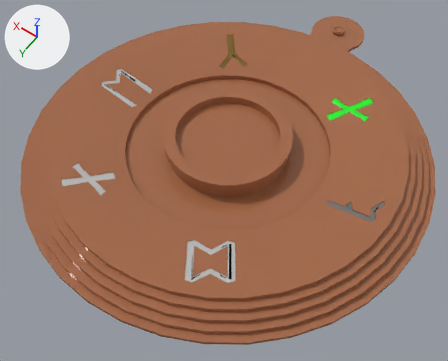
The FBX model Assets/_GRAPH/ENV/Ilse_Prefab/ST_Cristal.fbx: old version first, new version second.
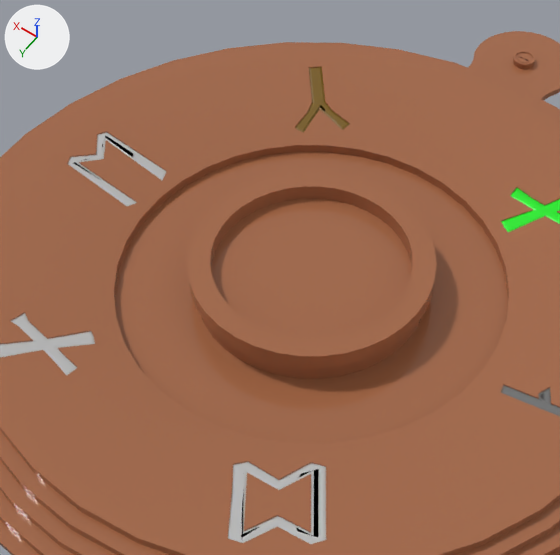
Old and new are each drawn whole from a camera (50 mm lens) standing at (-9.51, 13.59, 20.35) and looking at (-0.36, 0.78, 0.22) and again close up on the part from 15% to 80% of the width and 0% to 80% of the height. Lighting does not change. The marker at upper left points along +X, +Y and +Z. Vertices at the same position are counted once.

Objects in the first close-up: '_Socle'.
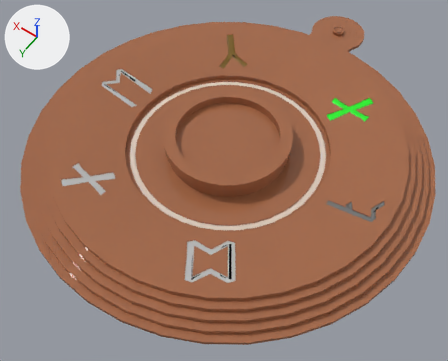
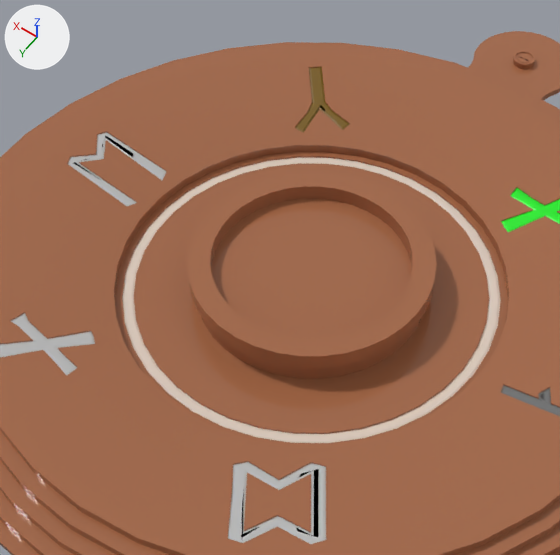
Pixel boxes [x1, y1, x2, y2] of what changed, in the close-ups (560 x 555 px):
part 1 of me_mesh, added: after [115, 152, 508, 444]

The change in detail:
Material '09 - Default' (mat_09___default) is new.
Its base color is (0.754, 0.628, 0.536) (light grey #e1d0c1).
Its roughness is 0.0.
me_mesh is used by ob_socle; location (0.0, 0.0, 0.0).
me_mesh had 1863 vertices, 3652 faces and spanned x -8.3..8.3, y -10.4..8.3, z 1.0..2.1.
me_mesh now has 2079 vertices, 4084 faces and spans x -8.3..8.3, y -10.4..8.3, z 1.0..2.1.
me_mesh part 1: 216 vertices added at x -4.0..4.0, y -4.0..4.0, z 1.2.
me_mesh now uses material mat_09___default (light grey #e1d0c1).
